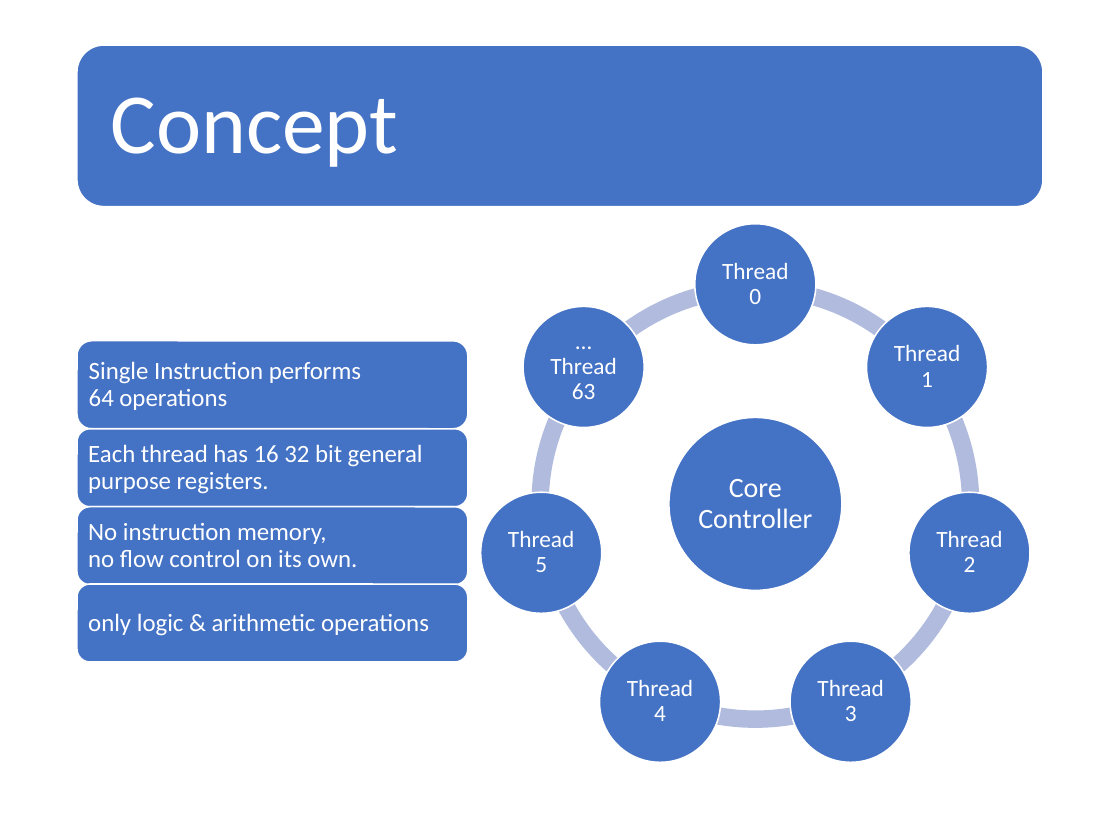
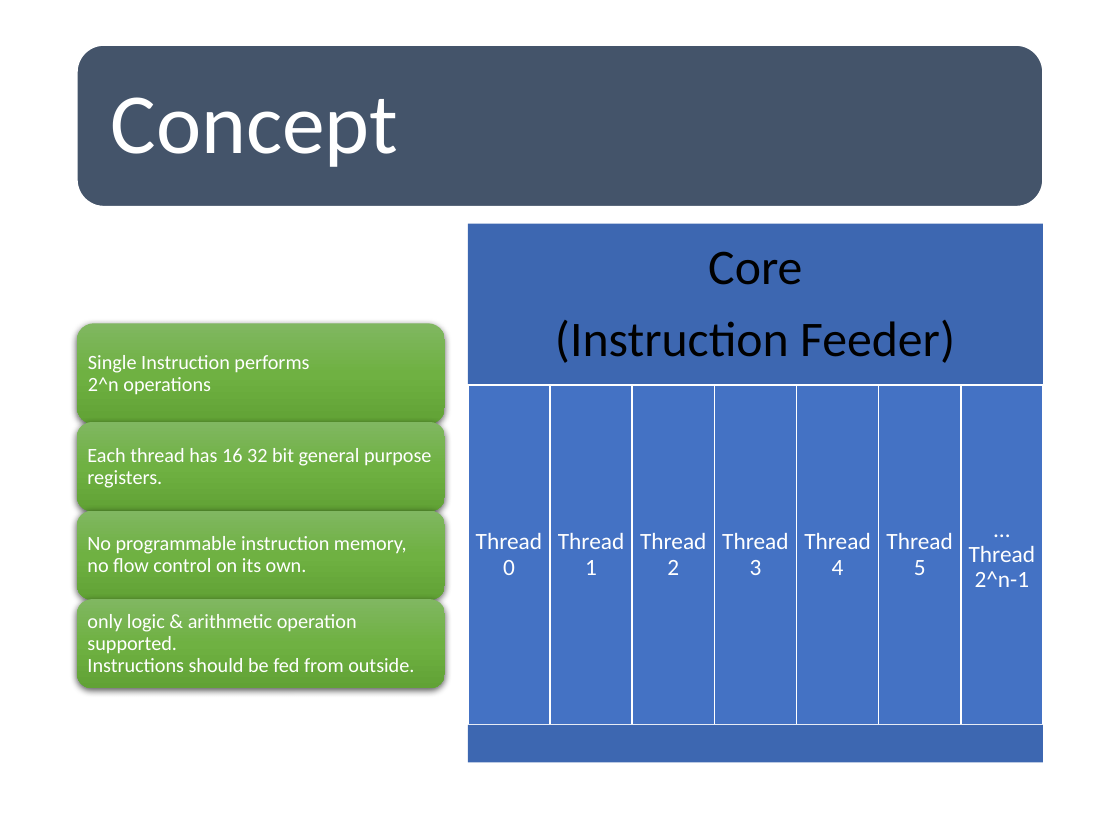
Before and after one commit to HappyNY/y3s1_socterm, a slide deck: slide 4 of docs/term_mid_우주선.pptx (slide 7 before the commit). Drawn at 1120x840 pixels with LibreOffice and Linux fonts; fonts in the diff are those of the drawing. Boxes give left, top, right and bottom in pixels: in the first picture for what was removed or moved away, otherwise in the second. Text is boxed around its words. In the diff, an @@ line names an element or a change of style, - is before the commit and + after.

```diff
--- a/docs/term_mid_우주선.pptx
+++ b/docs/term_mid_우주선.pptx
@@ rounded rectangle at (x1=77, y1=45, x2=1043, y2=206): fill #4472C4 to #44546A @@
@@ rounded rectangle resized from (x1=77, y1=340, x2=468, y2=429) to (x1=77, y1=324, x2=445, y2=424) @@
@@ text at (x1=88, y1=355, x2=309, y2=395): text changed; size 16 to 13 pt @@
-Single Instruction performs
-64 operations
+Single Instruction performs
+2^n operations
@@ group removed at (x1=480, y1=224, x2=1030, y2=763): 8 ellipses, 7 arch (boxed as its full ring)s, 2 texts @@
-Core Controller
-… Thread 63
@@ text "Thread 0" moved from (x1=722, y1=263, x2=788, y2=304) to (x1=476, y1=533, x2=542, y2=575) @@
@@ text "Thread 1" moved from (x1=894, y1=345, x2=960, y2=387) to (x1=558, y1=533, x2=624, y2=575) @@
@@ text "Thread 2" moved from (x1=936, y1=531, x2=1002, y2=572) to (x1=640, y1=533, x2=706, y2=575) @@
@@ text "Thread 3" moved from (x1=817, y1=680, x2=883, y2=721) to (x1=722, y1=533, x2=788, y2=575) @@
@@ text "Thread 4" moved from (x1=627, y1=680, x2=693, y2=721) to (x1=804, y1=533, x2=870, y2=575) @@
@@ text "Thread 5" moved from (x1=508, y1=531, x2=574, y2=572) to (x1=886, y1=533, x2=952, y2=575) @@
@@ rounded rectangle resized from (x1=77, y1=429, x2=468, y2=507) to (x1=77, y1=422, x2=445, y2=512) @@
@@ text "Each thread has 16 32 ..." at (x1=87, y1=448, x2=431, y2=488): size 16 to 13 pt; less space between paragraphs @@
@@ rounded rectangle resized from (x1=77, y1=506, x2=468, y2=585) to (x1=77, y1=511, x2=445, y2=600) @@
@@ text at (x1=87, y1=536, x2=407, y2=572): text changed; size 16 to 13 pt @@
-No instruction memory,
-no flow control on its own.
+No programmable instruction memory,
+no flow control on its own.
@@ fill #4472C4 to gradient #81B861 to #6FB242 to #62A336; outline #FFFFFF 1 pt to none; shadow on in 4 elements at (x1=77, y1=422, x2=445, y2=512), (x1=77, y1=511, x2=445, y2=600), (x1=77, y1=324, x2=445, y2=424), (x1=77, y1=599, x2=445, y2=689) @@
@@ rounded rectangle resized from (x1=77, y1=584, x2=468, y2=662) to (x1=77, y1=599, x2=445, y2=689) @@
@@ text at (x1=87, y1=614, x2=414, y2=672): text changed; size 16 to 13 pt @@
-only logic & arithmetic operations
+only logic & arithmetic operation supported.
+Instructions should be fed from outside.
@@ group added at (x1=468, y1=224, x2=1044, y2=763): 9 rectangles, 2 texts @@
+Core
+(Instruction Feeder)
+… Thread 2^n-1
```
Also in this commit, not shown: 4 other slides changed, 12 slides added, 3 slides removed, 10 other files.
